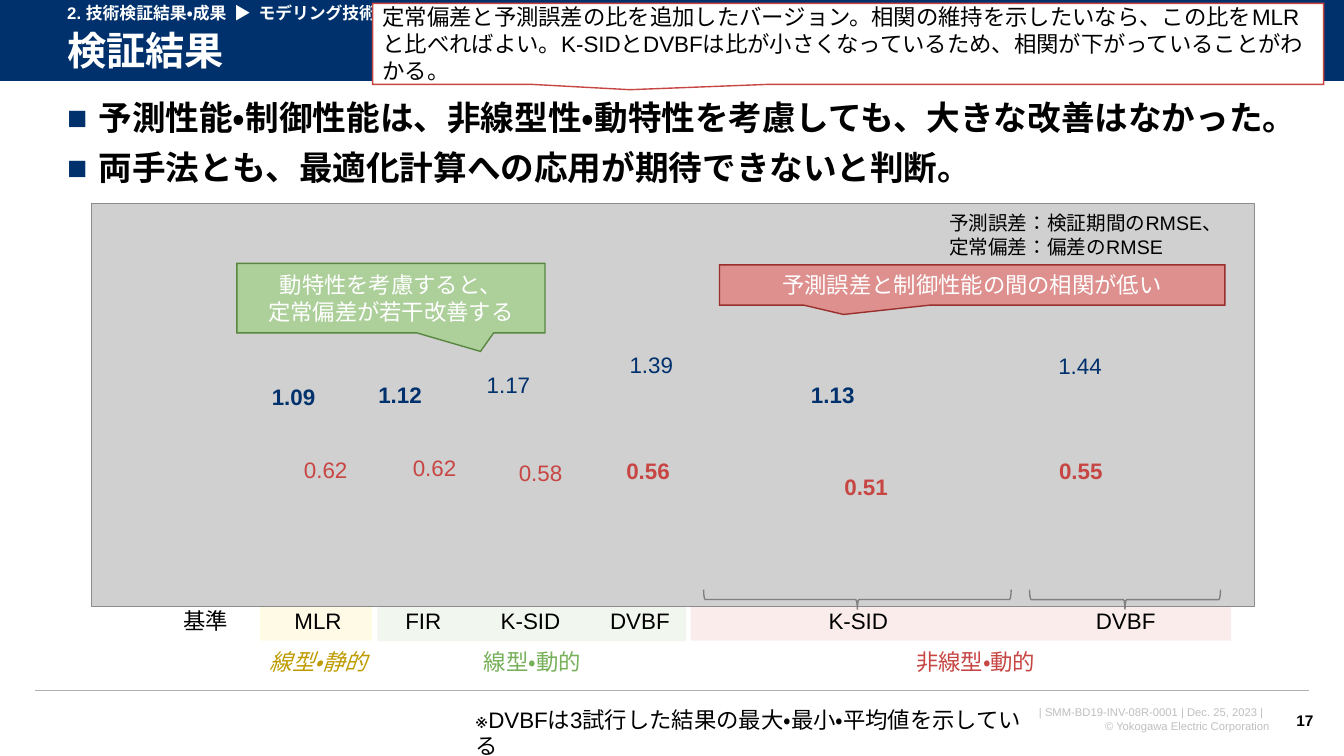
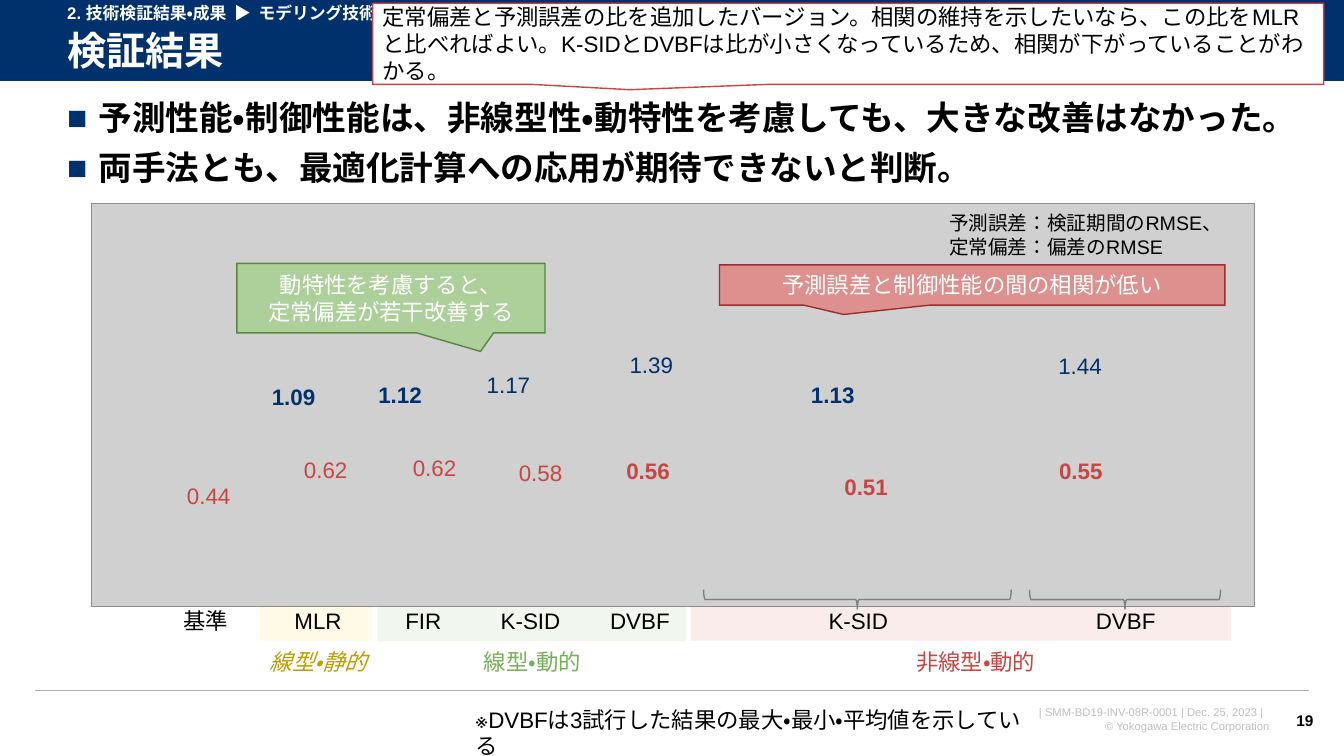
Before and after one commit to watarukumagai-git/opt, a slide deck: slide 19 of SoS/20231211_連携最適_LR2資料_kuma.pptx (slide 17 before the commit). Drawn at 1344x756 pixels with LibreOffice and Linux fonts; fonts in the diff are those of the drawing; grey boxes stand for pictures; background and template pictures are left out. Boxes give left, top, right and bottom in pixels: in the first picture for what was removed or moved away, otherwise in the second. Text is boxed around its words. In the diff, an @@ line names an element or a change of style, - is before the commit and + after.

```diff
--- a/SoS/20231211_連携最適_LR2資料_kuma.pptx
+++ b/SoS/20231211_連携最適_LR2資料_kuma.pptx
@@ text added at box(187, 488, 230, 504), 16 pt, text #C74643 @@
+0.44
@@ page number at box(1296, 715, 1313, 726): text changed @@
-17
+19
```
Also in this commit, not shown: 15 other slides changed, 2 slides added.
